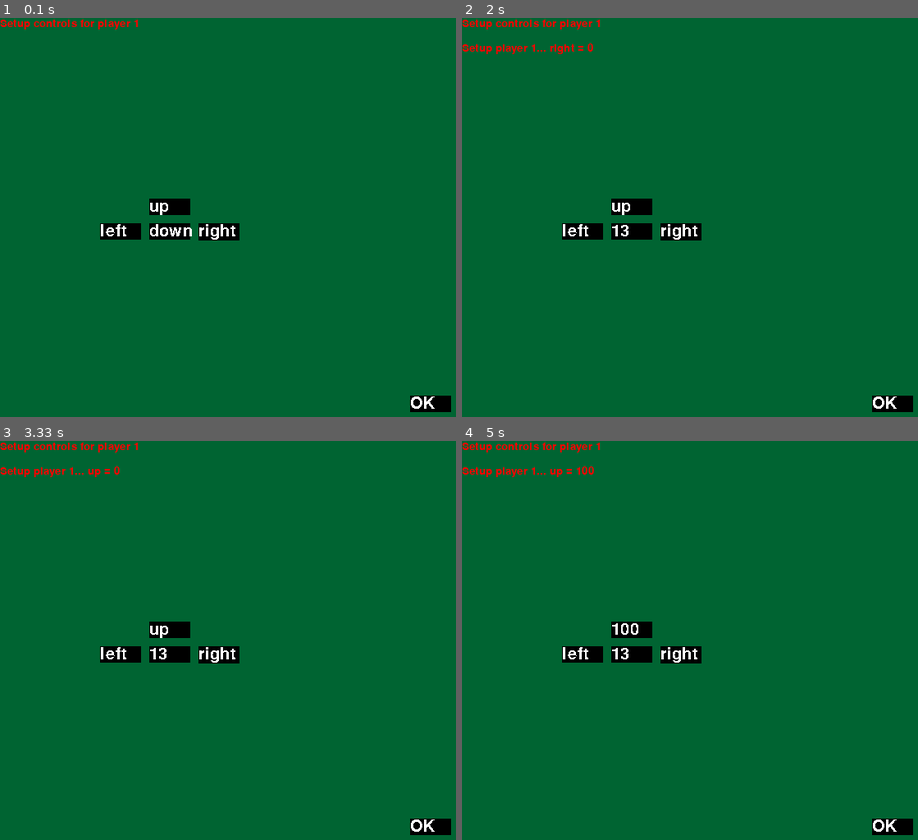
Above: before the commit, frames 1-4 (two rows, left to right).
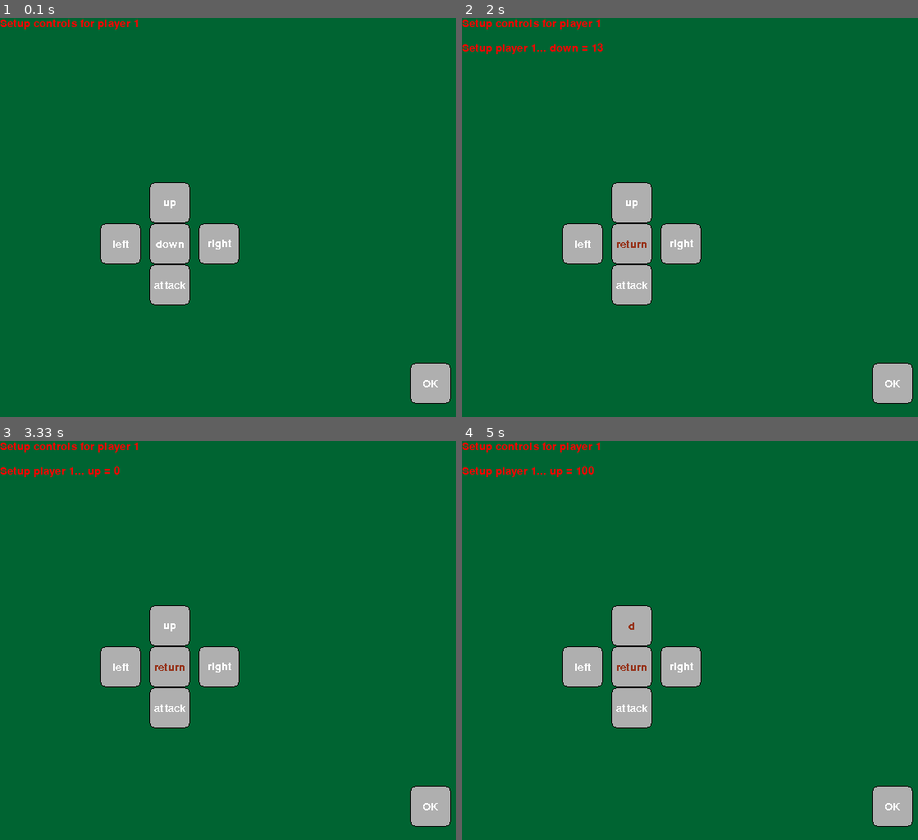
Above: after the commit, the same moments.

Repository: FlorianMortgat/ourpygamethings
Game: pygame game, started from main.py
Same seed, same stepped clock (60 frames per second), same inputs: the game is played once before the commit and once after it. The source is Python 2; it was converted automatically to run under Python 3.
Inputs (mouse positions are in pixels of both pictures, inside the frame that each line leads up to):
- Up to frame 1 (0.1 s): no input
- Up to frame 2 (2 s): click "OK" at 0.43 s; press the mouse at (630, 229) at 0.7 s; move the mouse to (717, 181) at 0.8 s; release the mouse at (804, 129) at 0.93 s; tap Enter at 1.07 s; press the mouse at (680, 229) at 1.5 s; move the mouse to (617, 261) at 1.6 s; release the mouse at (548, 293) at 1.73 s; press the mouse at (580, 229) at 1.9 s
- Up to frame 3 (3.33 s): move the mouse to (287, 648) at 2 s; release the mouse at (451, 644) at 2.13 s; press the mouse at (168, 628) at 2.3 s; move the mouse to (164, 668) at 2.4 s; release the mouse at (155, 708) at 2.53 s; press the mouse at (218, 652) at 2.7 s; move the mouse to (369, 596) at 2.8 s; release the mouse at (outside the picture) at 2.93 s; press the mouse at (168, 628) at 3.1 s; move the mouse to (177, 576) at 3.2 s; move the mouse to (191, 524) at 3.3 s
- Up to frame 4 (5 s): release the mouse at (653, 524) at 3.33 s; press the mouse at (680, 652) at 3.5 s; move the mouse to (671, 720) at 3.6 s; release the mouse at (658, 784) at 3.73 s; press the mouse at (580, 652) at 3.9 s; move the mouse to (566, 572) at 4 s; release the mouse at (548, 492) at 4.13 s; press the mouse at (630, 628) at 4.3 s; move the mouse to (794, 680) at 4.4 s; release the mouse at (outside the picture) at 4.53 s; tap D at 4.67 s

The runs differ from the first frame. In frame 1, 5.5% of the frame differs, in the area x 21-99%, y 41-99%; in frame 2, 5.7%, in the area x 19-99%, y 6-99%; in frame 3, 5.5%; in frame 4, 5.5%.

Commit message:
now players can play. controls setup shows key names. players can throw weapons.

Diff:
--- a/main.py
+++ b/main.py
@@ -9,16 +9,26 @@
 from pygame.locals import *
 import re
 
+os.chdir(sys.path[0])
+
 #sttings before pgame starts up:
 pygame.init()
 
 winx = 750
 winy = 500
-font1 = pygame.font.SysFont(None, 30)
-font2 = pygame.font.Font(None, 20)
+font1 = pygame.font.SysFont("mvboli", 20)
+font2 = pygame.font.SysFont("mvboli", 20)
 
 win = pygame.display.set_mode((winx, winy))
 pygame.display.set_caption("name")
+
+Images = ['graybtn.png', 'redbtn.png', 'spear1.png', 'long_sword1.png', 'short_sword1.png']
+loaded_images = {}
+loadprogress = 0
+for filename in Images:
+    filepath = 'img/' + filename
+    loaded_images[filename] = pygame.image.load(filepath)
+    loadprogress += 1
 
 class Platform():
     def __init__(self, xpos, ypos, length, color):
@@ -46,36 +56,82 @@
             self.deltay = -self.deltay
 
 class Player():
-    def __init__(self, name, height, size, jump_impulse, speed, color, movement_type): #movemet type = arrows/wasd/numpad
+    def __init__(self, name, height, size, jump_impulse, speed, color, movement_type, x, y, weapon_name): #movemet type = arrows/wasd/numpad
+        self.body = loaded_images['graybtn.png']
+        self.has_weapon = True
+        self.weapon_img = loaded_images[weapon_name + '.png']
         self.name = name
         self.height = height
+        self.size = float(size)
         self.size = float(size)
         self.jump_impulse = float(jump_impulse)
         self.speed = float(speed)
         self.color = pygame.Color(str(color))
         self.movement_type = str(movement_type)
-        self.actions = ['up', 'down', 'left', 'right', 'shoot']
+        self.x = x
+        self.y = y
+        self.pos = (self.x, self.y)
+        self.actions = ['up', 'down', 'left', 'right', 'attack']
         self.controls = {
             'up': 0,
             'down': 0,
             'left': 0,
             'right': 0,
-            'shoot': 0,
+            'attack': 0,
         }
+        self.pressed = { i: False for i in self.controls }
 
 
     def attach_to_window(self, win):
         self.win = win
     def attach_to_platform(self, platform):
-        if self.body.collidepoint(platform):
-            if self.x_speed == 0 and self.y_speed == 0:
-                self.x_speed += platform.deltax
-                self.y_speed += platform.deltay
+        pass
+        #if self.body.collidepoint(platform):
+        #    if self.x_speed == 0 and self.y_speed == 0:
+        #        self.x_speed += platform.deltax
+        #        self.y_speed += platform.deltay
     def move(self):
-        self.x += self.x_speed
-        self.y += self.y_speed
+        pass
+        #self.x += self.x_speed
+        #self.y += self.y_speed
     def show(self):
-        self.body = pygame.draw.circle(self.win, self.color, (self.xpos, self.ypos), self.size)
+        #self.body = pygame.draw.circle(self.win, self.color, (self.xpos, self.ypos), self.size)
+        win.blit(self.body, (self.x, self.y))
+        if self.has_weapon:
+            win.blit(self.weapon_img, (self.x + 20, self.y - 10))
+            #self.pos = (Player.x +20, Player.y -10)
+    def doAction(self, action, game):
+        if action == 'up':
+            self.y -= 1
+        if action == 'left':
+            self.x -= 1
+        if action == 'right':
+            self.x += 1
+        if action == 'down':
+            self.y += 1
+        if action == 'attack' and self.has_weapon:
+            #if self.weapon == Spear:
+            game.spears.append(Spear(game, self.x + 20, self.y - 10, self))
+            self.has_weapon = False
+class Spear:
+    def __init__(self, game, x, y, player):
+        self.game = game
+        self.x = x
+        self.y = y
+        self.player = player
+        self.image = player.weapon_img
+
+    def Throw(self):
+        pass
+    def move(self):
+        self.x += 10
+        if self.x > 750: #window width
+            self.game.spears.remove(self)
+            self.player.has_weapon = True
+
+    def draw(self):
+        win.blit(self.image, (self.x, self.y))
+
 
 class Button:
     '''
@@ -83,9 +139,12 @@
     '''
     def __init__(self, text, pos, action, action_arg = None):
         self.text = text
+        self.bgimg = loaded_images['graybtn.png']
+        self.rect = self.bgimg.get_rect();
         self.rendered_text = font1.render(self.text, 0, pygame.Color('#ffffff'))
-        self.rect = self.rendered_text.get_rect()
-        self.rect.width = 50
+        #self.rect = self.rendered_text.get_rect()
+        #self.rect.width = max(60, self.rect.width)
+        #self.rect.height = max(50, self.rect.height)
         self.pos = pos
         self.rect = self.rect.move(pos)
         self.action = action
@@ -94,8 +153,11 @@
             self.action_arg = text
     def show(self):
         '''Display the button on the main window'''
-        pygame.draw.rect(win, pygame.Color(0,0,0), self.rect)
-        win.blit(self.rendered_text, self.rect)
+        #pygame.draw.rect(win, pygame.Color(0,0,0), self.rect)
+        win.blit(self.bgimg, self.rect)
+        x_offset = self.rect.x + self.rect.width / 2 - self.rendered_text.get_rect().width / 2
+        y_offset = self.rect.y + self.rect.height / 2 - self.rendered_text.get_rect().height / 2
+        win.blit(self.rendered_text, (x_offset, y_offset))
     def checkHovered(self, event):
         '''Will run self.action if the mouse hovers over the button.'''
         if (event.type == pygame.MOUSEMOTION and self.rect.collidepoint(event.pos)):
@@ -108,22 +170,67 @@
     def setText(self, new_text):
         '''Change the displayed text of the button'''
         self.text = new_text
-        self.rendered_text = font1.render(self.text, 0, pygame.Color('#ffffff'))
-        self.rect = self.rendered_text.get_rect()
-        self.rect.width = 50
-        self.rect = self.rect.move(self.pos)
+        self.rendered_text = font1.render(self.text, 0, (150,50,25))
+        #self.rect = self.rendered_text.get_rect()
+        #self.rect.width = 50
+        #self.rect = self.rect.move(self.pos)
 
 
 def main():
-    players = []
+    game = O()
+    game.players = players = []
+    game.spears = spears = []
     assigned_keys = set()
-    players.append(Player('1', 6, 10, 1, 1, "#660066", 'arrows'))
-    players.append(Player('2', 6, 10, 1, 1, "#660066", 'arrows'))
+    players.append(Player('1', 6, 10, 1, 1, "#660066", 'arrows', 100, 300, 'long_sword1'))
+    players.append(Player('2', 6, 10, 1, 1, "#660066", 'arrows', 300, 300, 'spear1'))
     for player in players:
         if not setupControl(player, assigned_keys):
             return
         print 'Controls for Player {}:'.format(player.name)
         print '\n'.join('{} = {}'.format(action, key) for action, key in player.controls.items()) + '\n'
+    key = None
+    loop = True
+    while loop:
+        win.fill((100,100,100))
+        clock = pygame.time.Clock()
+        clock.tick(60) #sets fps to 60
+        #input:
+        keys = pygame.key.get_pressed()
+        for player in players:
+            for action in player.controls:
+                action_key = player.controls[action]
+                if action_key < len(keys) and keys[action_key]:
+                    player.doAction(action, game)
+        for event in pygame.event.get():
+            if event.type == pygame.QUIT:
+                return
+        for spear in spears:
+            spear.move()
+            spear.draw()
+            '''
+            if (event.type == pygame.KEYDOWN):
+                if key:
+                    print(key)
+                #key = event.key
+                #for player in players:
+                #    if key in player.controls.values():
+                #        for (action, assignedKey) in player.controls.items():
+                #            if key == assigned_keys:
+                #                player.pressed[action] = True
+
+            elif (event.type == pygame.KEYUP):
+                key = event.key
+                for player in players:
+                    for (action, assigned_key) in player.controls.items():
+                        if key == assigned_key:
+                            player.doAction(action)
+                            break
+            '''
+
+
+        for player in players:
+            player.show()
+        pygame.display.update()
 
 class ControlSettings:
     '''This class will replace the setupControl() function (it will be cleaner as a class)'''
@@ -131,6 +238,7 @@
         pass
     def setupControls(self, player):
         pass
+
 
 class O:
     '''An empty class to create schema-less objects'''
@@ -158,23 +266,24 @@
         '''This is the function that gets called when the OK button is clicked'''
         this.next_step = True # we clicked on the button = we want to go to the next step
 
-        # but… if one of the "controls" buttons has a non-number text on it, it means
+        # but� if one of the "controls" buttons has a non-number text on it, it means
         # the player hasn't chosen a key yet, so we can't go to the next step.
-        for hover_button in hover_buttons:
-            if not re.match('\d+', hover_button.text):
+        for action in player.controls:
+            if not player.controls[action]:
                 this.next_step = False
                 return
 
     k = 0;
     text = {}
     hover_buttons = [
-        Button('up',    (182, 220), setCurrentControl),
-        Button('down',  (182, 250), setCurrentControl),
-        Button('left',  (122, 250), setCurrentControl),
-        Button('right', (242, 250), setCurrentControl),
+        Button('up',     (182, 200), setCurrentControl),
+        Button('down',   (182, 250), setCurrentControl),
+        Button('left',   (122, 250), setCurrentControl),
+        Button('right',  (242, 250), setCurrentControl),
+        Button('attack', (182, 300), setCurrentControl),
     ]
     click_buttons = [
-        Button('OK',    (500, 460), onBtnOK),
+        Button('OK',    (500, 420), onBtnOK),
     ]
     all_buttons = hover_buttons + click_buttons
 
@@ -209,10 +318,11 @@
                     # the new key is now blocked
                     blocked_keys.add(event.key)
                     if this.button is not None:
-                        this.button.setText(str(event.key))
+                        this.button.setText(pygame.key.name(event.key))
             elif event.type == pygame.MOUSEMOTION:
                 for button in hover_buttons:
                     button.checkHovered(event)
+                    mouse_pos = event.pos
             elif event.type == pygame.MOUSEBUTTONUP:
                 for button in click_buttons:
                     button.checkClicked(event)
Binary file added: img/graybtn.png
Binary file added: img/long_sword1.png
Binary file added: img/redbtn.png
Binary file added: img/short_sword1.png
Binary file added: img/spear1.png
